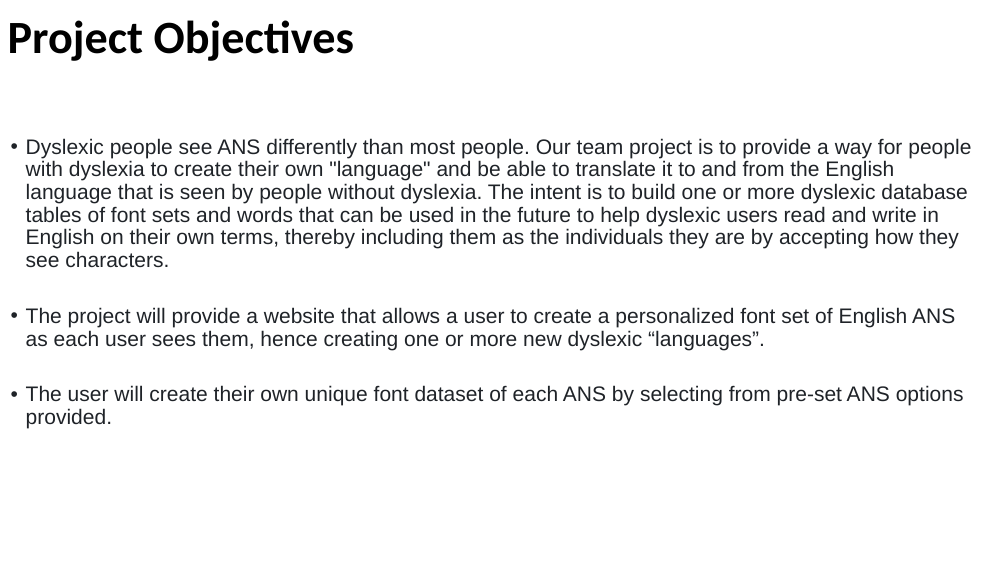
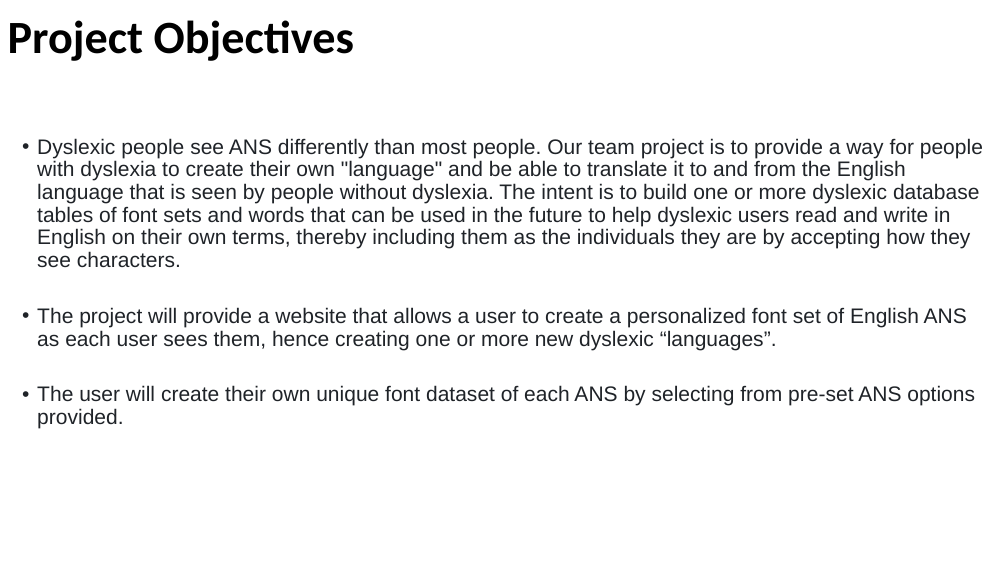
Before and after one commit to kdanedesigns/InclusiveAlphabet, a slide deck: slide 2 of documents/InclusiveAlphabetCapstonePresentation20230613.pptx. Drawn at 1008x567 pixels with LibreOffice and Linux fonts; fonts in the diff are those of the drawing. Boxes give left, top, right and bottom in pixels: in the first picture for what was removed or moved away, otherwise in the second. Text is boxed around its words. In the diff, an @@ line names an element or a change of style, - is before the commit and + after.

```diff
--- a/documents/InclusiveAlphabetCapstonePresentation20230613.pptx
+++ b/documents/InclusiveAlphabetCapstonePresentation20230613.pptx
@@ text "Dyslexic people see ANS differently ...": place and size @@
-text "Dyslexic people see ANS differently ..." at [26,138,971,429]
+text "Dyslexic people see ANS differently ..." at [37,138,983,429]
```
Also in this commit, not shown: 5 other slides changed, 12 slides added, 1 slide removed.
